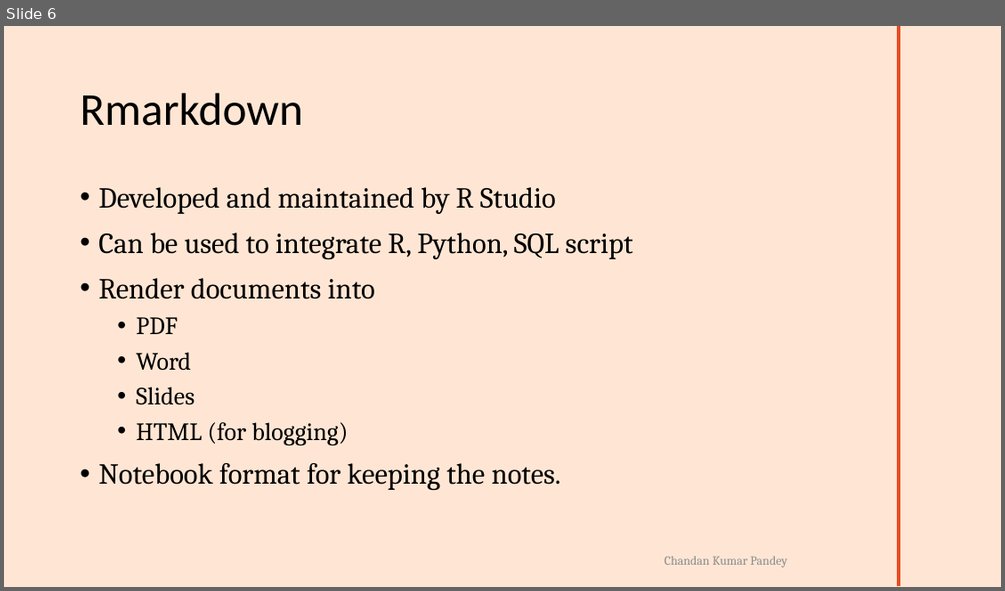
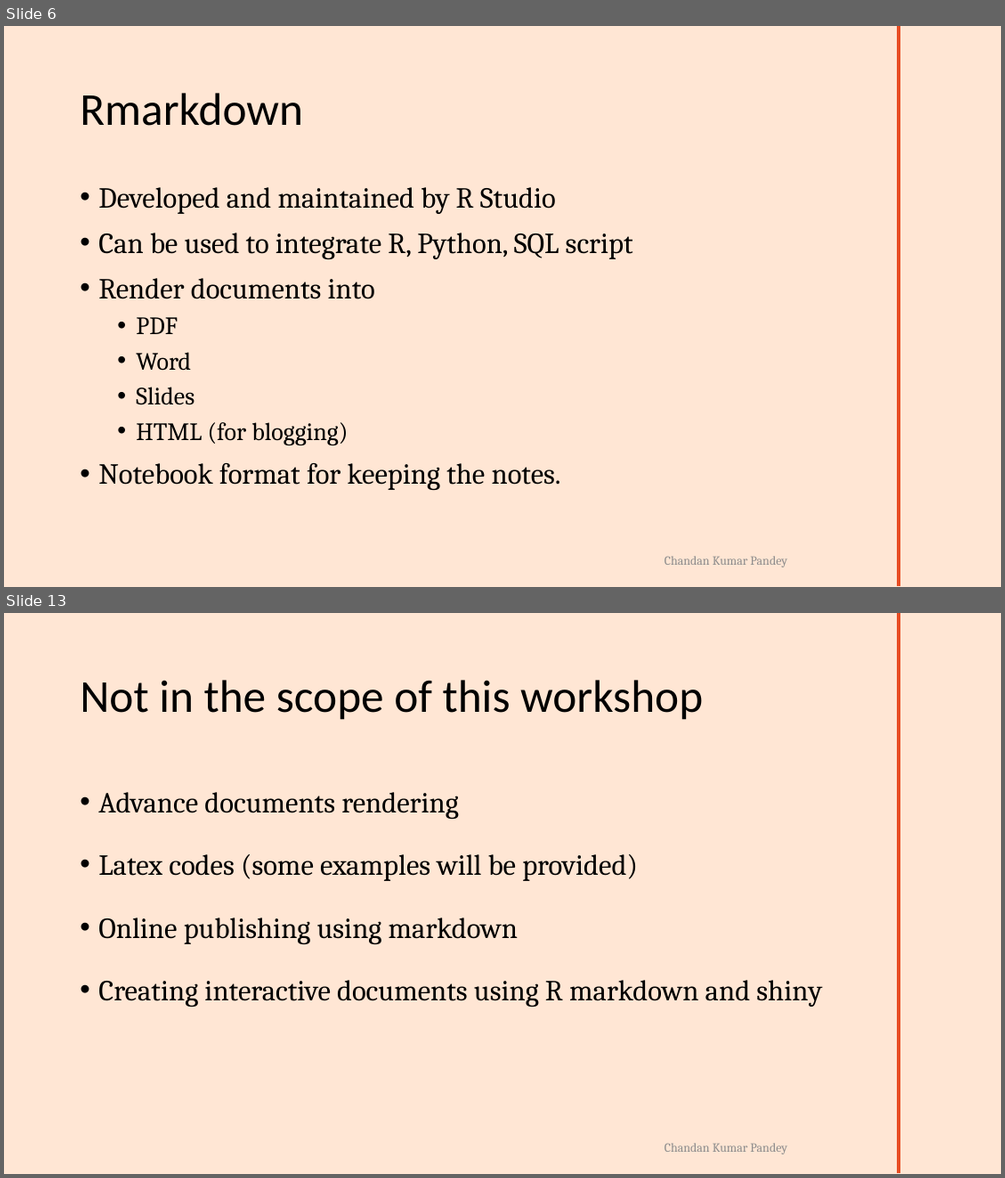
Before and after one commit to ckp1990/Rmark-SCCS-BLR-2023, a slide deck: SCCS-2023-Rmarkdown-workshop.pptx. Shown one above the other, each under a label of ours: slide 6 before the commit, slides 6 and 13 after it; the slides between them are not shown. The pictures are 1005x591 and 1005x1178 pixels, drawn with LibreOffice and Linux fonts; fonts in the diff are those of the drawing; background and template pictures are left out. Boxes give left, top, right and bottom in pixels: in the first picture for what was removed or moved away, otherwise in the second. Text is boxed around its words. In the diff, an @@ line names an element or a change of style, - is before the commit and + after.

```diff
--- a/SCCS-2023-Rmarkdown-workshop.pptx
+++ b/SCCS-2023-Rmarkdown-workshop.pptx
@@ slide 13 added at [4,613,1001,1174], background #FFE6D4; not listed: 2 template elements that a slide beside it also shows @@
@@ title added at [80,680,703,720], 44 pt, text #000000 @@
+Not in the scope of this workshop
@@ text added at [98,792,822,1006], 28 pt, text #000000 @@
+• Advance documents rendering
+• Latex codes (some examples will be provided)
+• Online publishing using markdown
+• Creating interactive documents using R markdown and shiny
```
Also in this commit, not shown: 1 slide changed, 7 other slides added, 1 slide removed, 6 other files.
